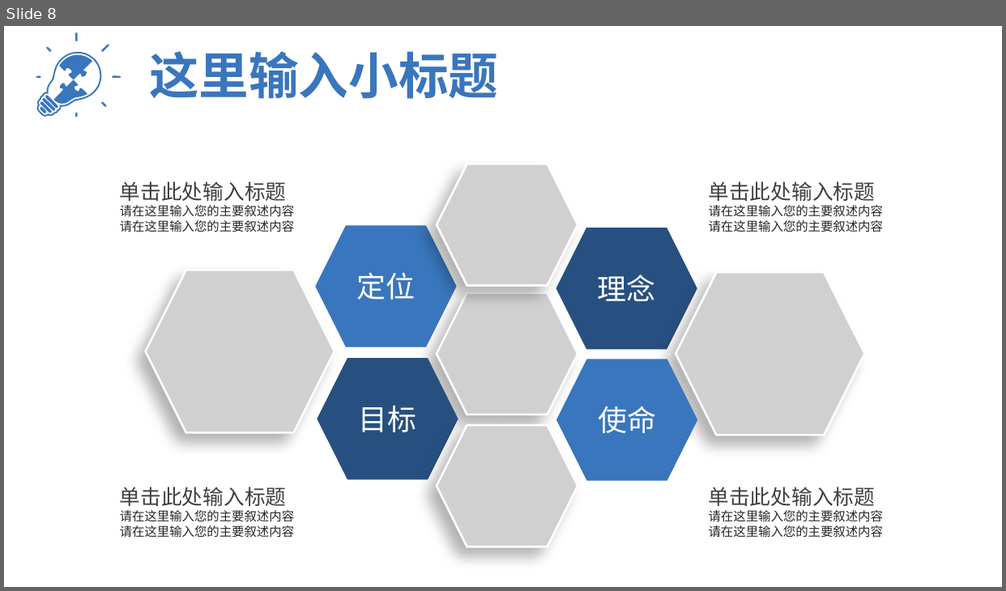
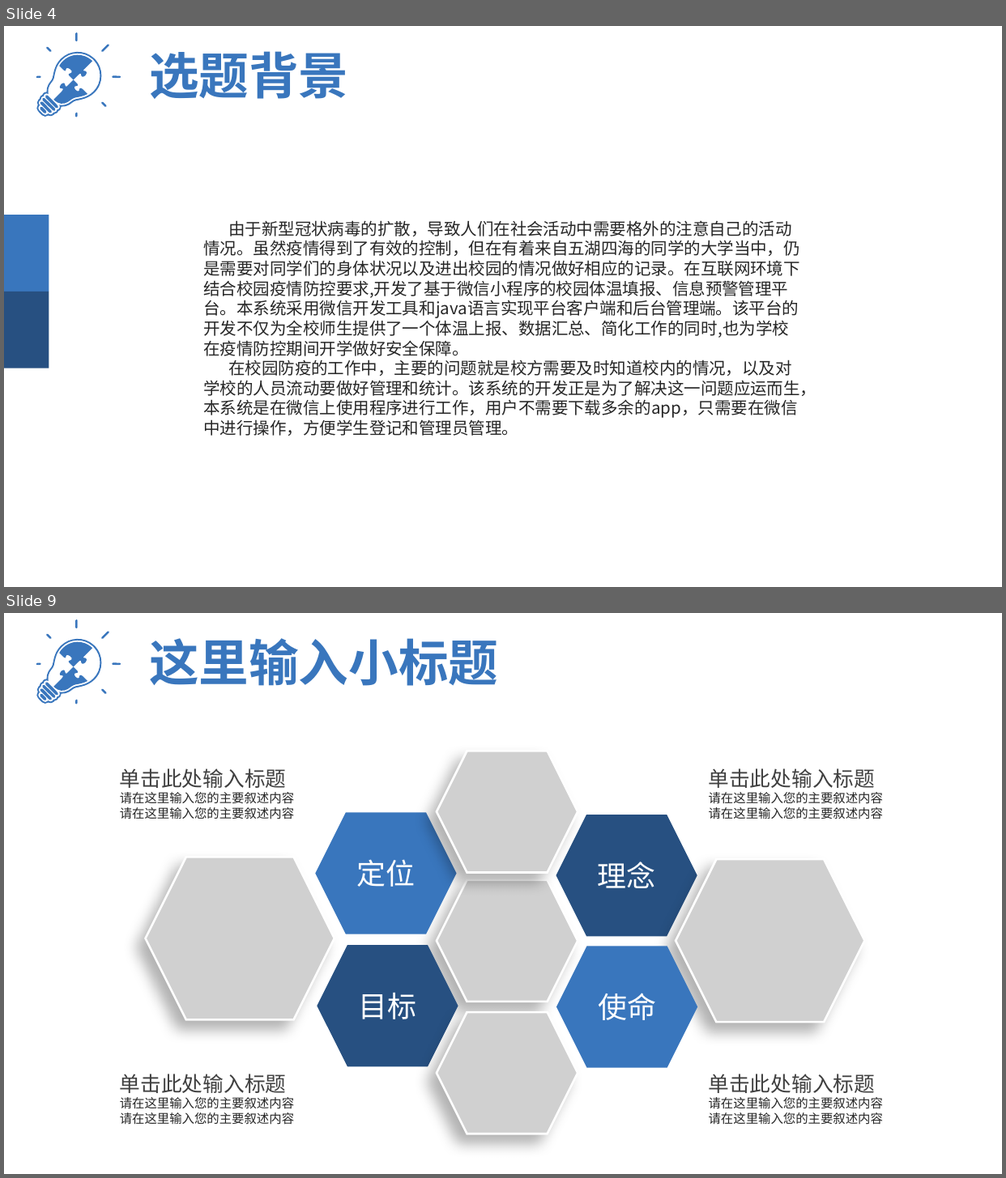
Before and after one commit to HolyShiftt/school, a slide deck: document/中期答辩.pptx. Shown one above the other, each under a label of ours: slide 8 before the commit, slides 4 and 9 after it; the slides between them are not shown. The pictures are 1006x591 and 1006x1178 pixels, drawn with LibreOffice and Linux fonts; fonts in the diff are those of the drawing; grey boxes stand for pictures. Boxes give left, top, right and bottom in pixels: in the first picture for what was removed or moved away, otherwise in the second. Text is boxed around its words. In the diff, an @@ line names an element or a change of style, - is before the commit and + after.

Commit message:
添加个人信息页面

```diff
--- a/document/中期答辩.pptx
+++ b/document/中期答辩.pptx
@@ slide 4 added at bbox=[4, 26, 1002, 587], background #FFFFFF @@
@@ group added at bbox=[36, 32, 121, 118]: 8 freeform shapes @@
@@ text added at bbox=[149, 51, 348, 99], 48 pt, text #3976BD, bold @@
+选题背景
@@ rectangle added at bbox=[4, 215, 49, 292], fill #3976BD @@
@@ text added at bbox=[203, 220, 816, 436], 16 pt, text #262626 @@
+由于新型冠状病毒的扩散，导致人们在社会活动中需要格外的注意自己的活动情况。虽然疫情得到了有效的控制，但在有着来自五湖四海的同学的大学当中，仍是需要对同学们的身体状况以及进出校园的情况做好相应的记录。在互联网环境下结合校园疫情防控要求,开发了基于微信小程序的校园体温填报、信息预警管理平台。本系统采用微信开发工具和java语言实现平台客户端和后台管理端。该平台的开发不仅为全校师生提供了一个体温上报、数据汇总、简化工作的同时,也为学校在疫情防控期间开学做好安全保障。
+在校园防疫的工作中，主要的问题就是校方需要及时知道校内的情况，以及对学校的人员流动要做好管理和统计。该系统的开发正是为了解决这一问题应运而生，本系统是在微信上使用程序进行工作，用户不需要下载多余的app，只需要在微信中进行操作，方便学生登记和管理员管理。
@@ rectangle added at bbox=[4, 292, 49, 369], fill #275081 @@
@@ what was slide 8 is now slide 9 @@
```
Also in this commit, not shown: 16 slides changed, 1 slide removed, 16 other files.
